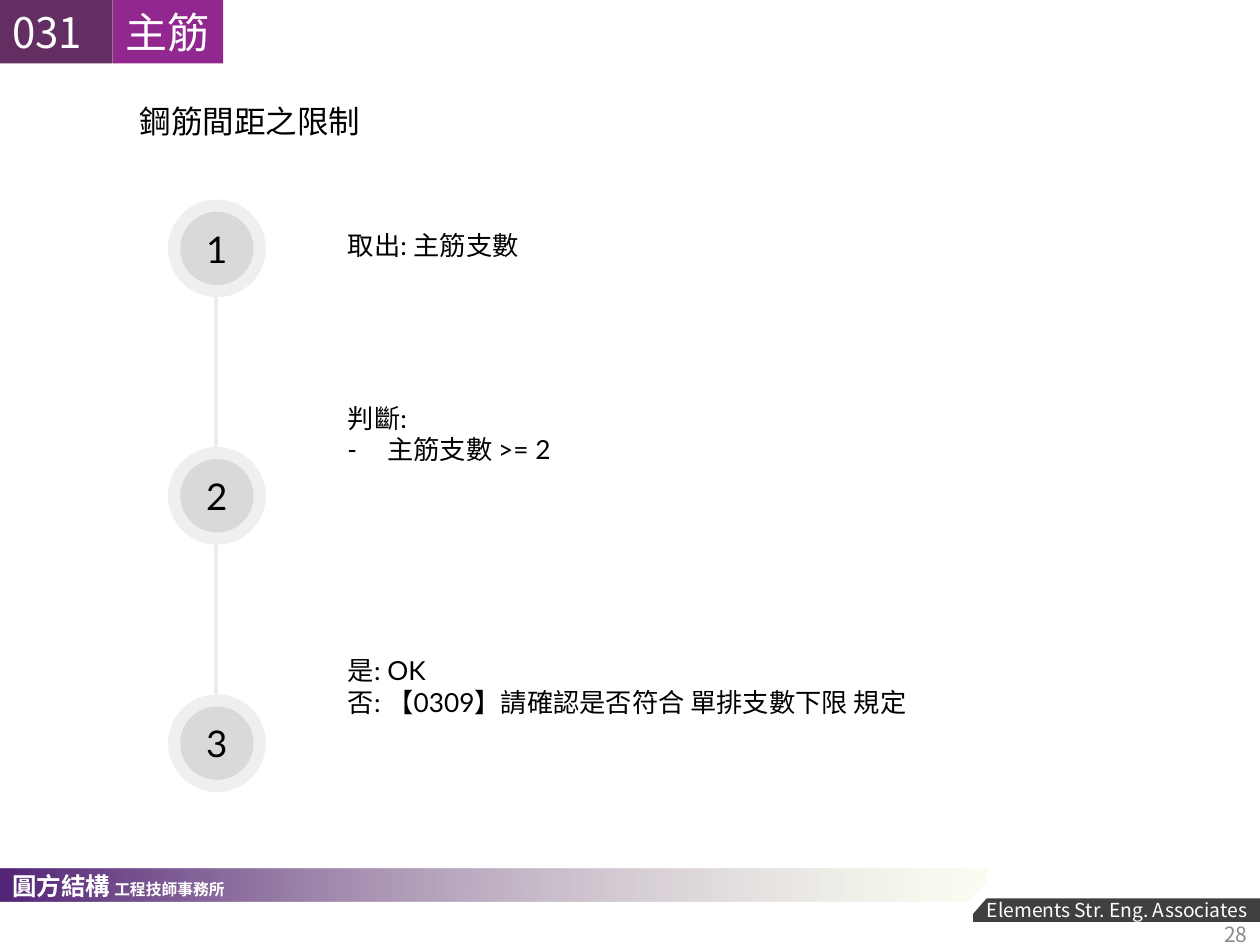
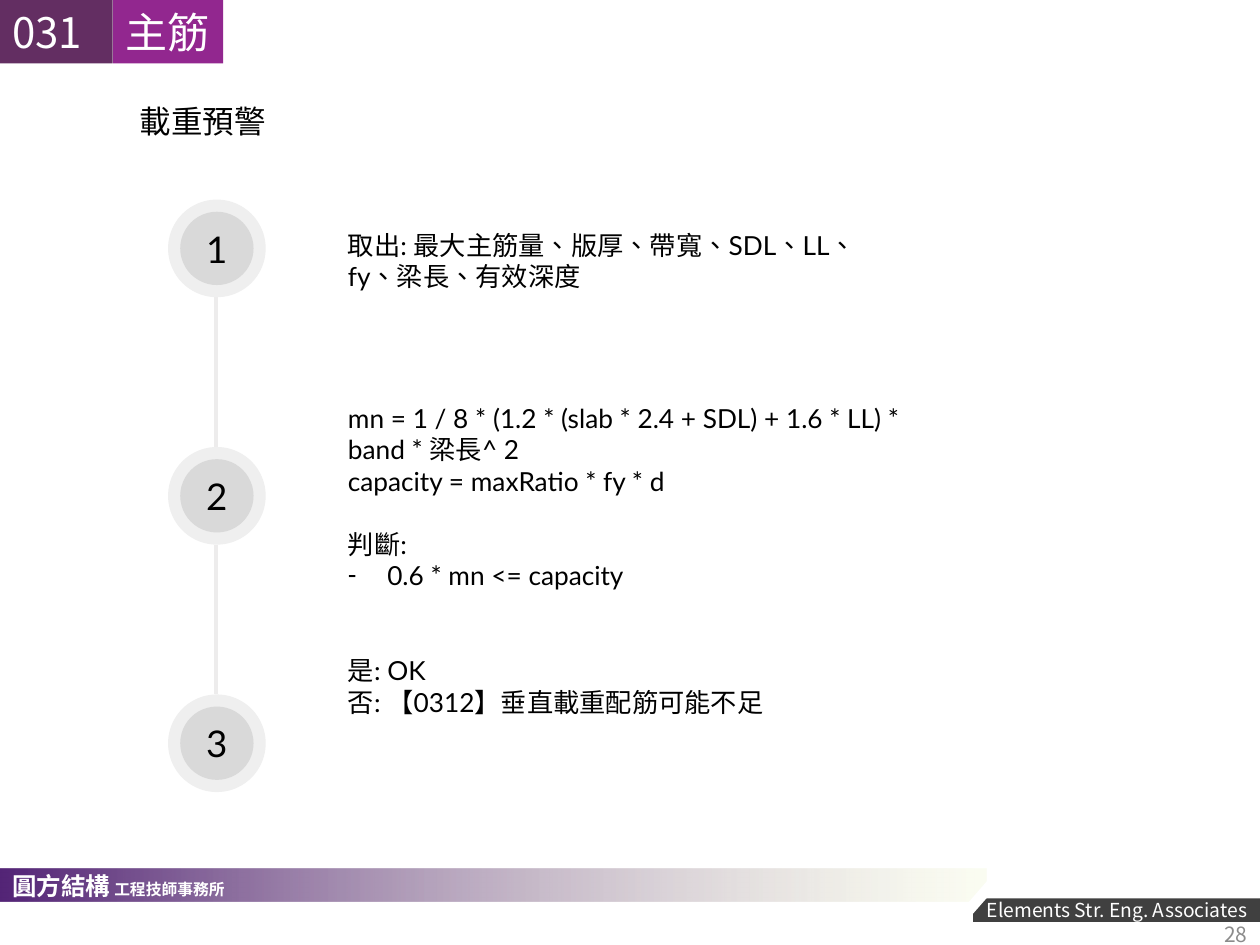
Before and after one commit to skyran1278/VbaProject, a slide deck: slide 28 of 20170524_RCScan/2018-1207 RC SCAN 說明文件.pptx. Drawn at 1260x945 pixels with LibreOffice and Linux fonts; fonts in the diff are those of the drawing; background and template pictures are left out. Boxes give left, top, right and bottom in pixels: in the first picture for what was removed or moved away, otherwise in the second. Text is boxed around its words. In the diff, an @@ line names an element or a change of style, - is before the commit and + after.

```diff
--- a/20170524_RCScan/2018-1207 RC SCAN 說明文件.pptx
+++ b/20170524_RCScan/2018-1207 RC SCAN 說明文件.pptx
@@ text at [140, 106, 266, 136]: text changed @@
-鋼筋間距之限制
+載重預警
@@ text at [348, 233, 856, 291]: text changed @@
-取出: 主筋支數
+取出: 最大主筋量、版厚、帶寬、SDL、LL、fy、梁長、有效深度
@@ text at [348, 408, 881, 495]: paragraphs added @@
+mn = 1 / 8 * (1.2 * (slab * 2.4 + SDL) + 1.6 * LL) * band * 梁長^ 2
+capacity = maxRatio * fy * d
@@ text at [387, 566, 624, 590]: text changed @@
-– 主筋支數 >= 2
+– 0.6 * mn <= capacity
@@ text at [348, 689, 763, 715]: text changed @@
-否: 【0309】請確認是否符合 單排支數下限 規定
+否: 【0312】垂直載重配筋可能不足
```
Also in this commit, not shown: 1 other slide changed, 6 slides added, 3 slides removed, 3 other files.
